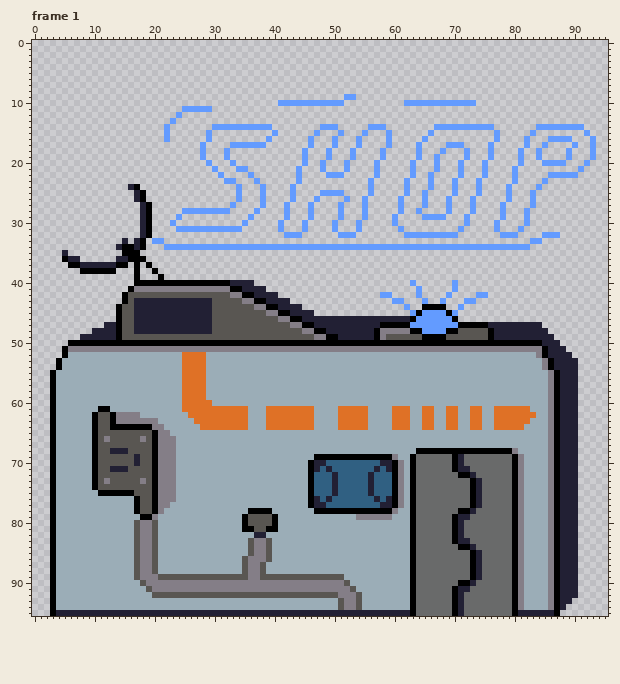
One commit to this pixel-art file: textureDump/upgrade_shpú.aseprite. Above is the file before it was changed.
96x96 pixels, 1 frame. Shown: frame 1. The commit also changed other frames, which this record leaves out.
New version:
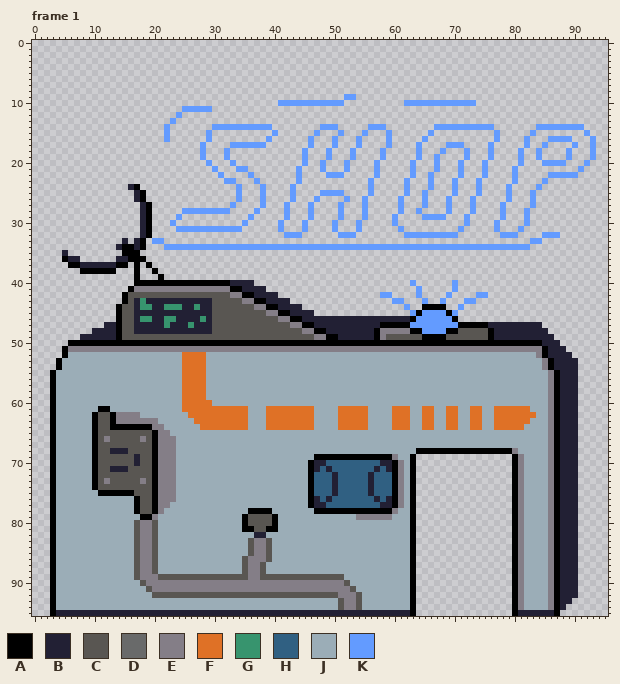
Palette (. is transparent): A #000000  B #222034  C #595652  D #696a6a  E #847e87  F #df7126  G #37946e  H #306082  J #9badb7  K #639bff
Edits made:
--- frame 1, layers "Hologram", "Layer 2", "Layer 1"
@@ x 16..30 @@
 42 CCCCCCCCCCCCCCC
-43 CBBBBBBBBBBBBBC
-44 CBBBBBBBBBBBBBC
+43 CBGBBBBBBBBBBBC
+44 CBGGBBGGGBBGBBC
 45 CBBBBBBBBBBBBBC
-46 CBBBBBBBBBBBBBC
-47 CBBBBBBBBBBBBBC
+46 CBGGBBGGBBBBGBC
+47 CBBBBBGBBBGBBBC
 48 CBBBBBBBBBBBBBC
@@ x 62..81 @@
 68 JJAAAAAAAAAAAAAAAAEJ
-69 JADDDDDDABDDDDDDDDAE
-70 JADDDDDDABDDDDDDDDAE
-71 JADDDDDDABBDDDDDDDAE
-72 JADDDDDDDAABDDDDDDAE
-73 JADDDDDDDDDABDDDDDAE
-74 JADDDDDDDDDABDDDDDAE
-75 JADDDDDDDDDABDDDDDAE
-76 JADDDDDDDDDABDDDDDAE
-77 JADDDDDDDDDABDDDDDAE
-78 JADDDDDDDAABDDDDDDAE
-79 JADDDDDDABBDDDDDDDAE
-80 JADDDDDDABDDDDDDDDAE
-81 JADDDDDDABDDDDDDDDAE
-82 JADDDDDDABDDDDDDDDAE
-83 JADDDDDDABBDDDDDDDAE
-84 JADDDDDDDAABDDDDDDAE
-85 JADDDDDDDDDABDDDDDAE
-86 JADDDDDDDDDABDDDDDAE
-87 JADDDDDDDDDABDDDDDAE
-88 JADDDDDDDDDABDDDDDAE
-89 JADDDDDDDDDABDDDDDAE
-90 JADDDDDDDAABDDDDDDAE
-91 JADDDDDDABBDDDDDDDAE
-92 JADDDDDDABDDDDDDDDAE
-93 JADDDDDDABDDDDDDDDAE
-94 JADDDDDDABDDDDDDDDAE
-95 BADDDDDDABDDDDDDDDAB
+69 JA................AE
+70 JA................AE
+71 JA................AE
+72 JA................AE
+73 JA................AE
+74 JA................AE
+75 JA................AE
+76 JA................AE
+77 JA................AE
+78 JA................AE
+79 JA................AE
+80 JA................AE
+81 JA................AE
+82 JA................AE
+83 JA................AE
+84 JA................AE
+85 JA................AE
+86 JA................AE
+87 JA................AE
+88 JA................AE
+89 JA................AE
+90 JA................AE
+91 JA................AE
+92 JA................AE
+93 JA................AE
+94 JA................AE
+95 BA................AB
